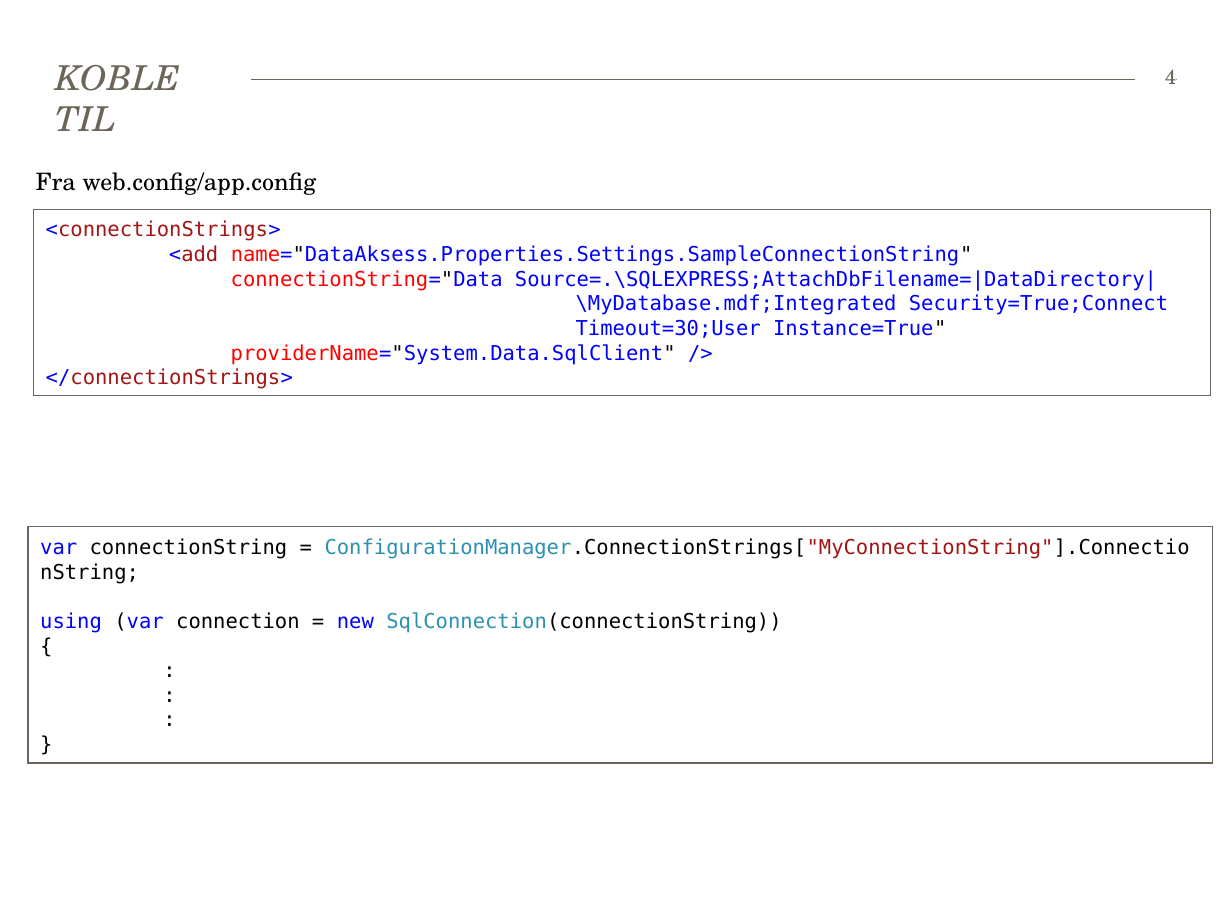
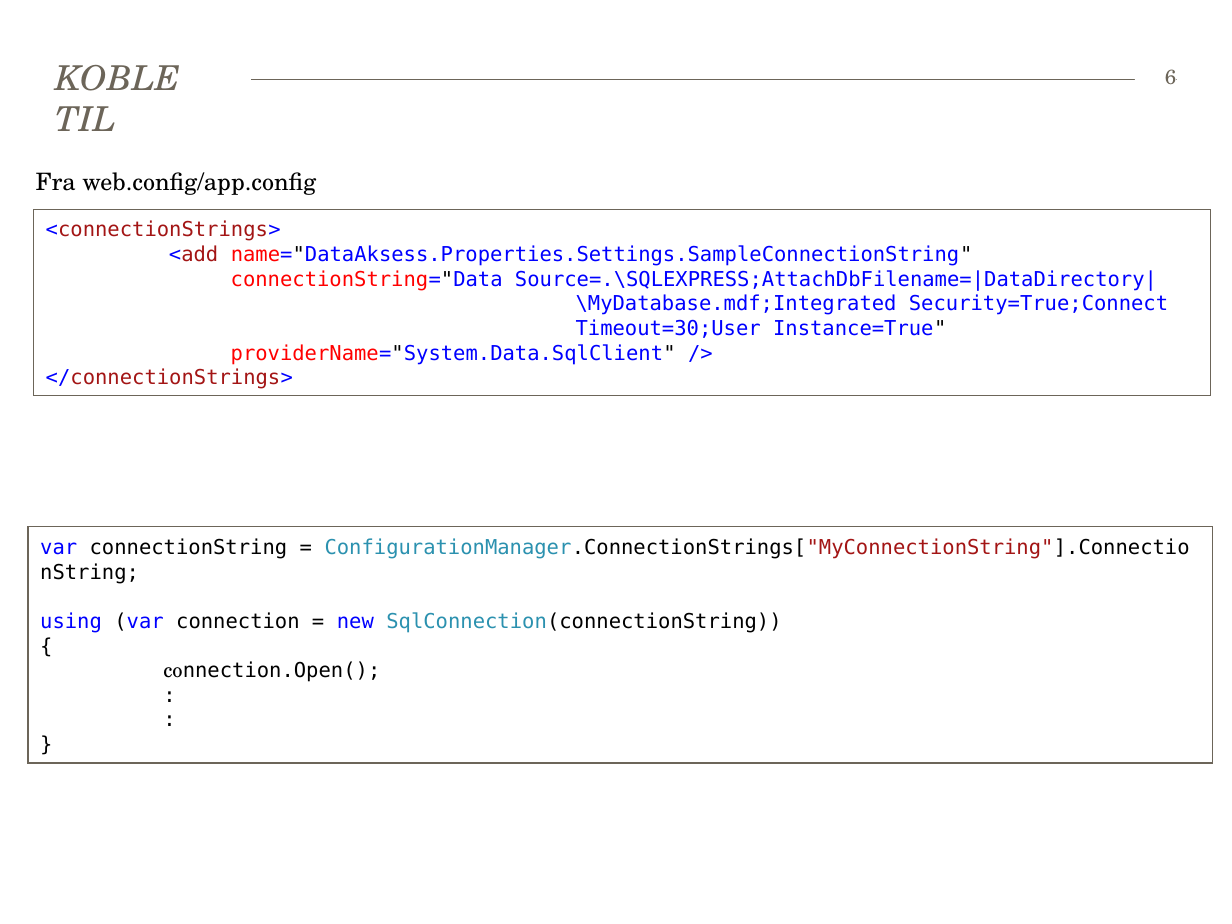
Before and after one commit to bekk/dotnetkurs, a slide deck: slide 6 of persistingData/persistingData.pptx (slide 4 before the commit). Drawn at 1232x924 pixels with LibreOffice and Linux fonts; fonts in the diff are those of the drawing. Boxes give left, top, right and bottom in pixels: in the first picture for what was removed or moved away, otherwise in the second. Text is boxed around its words. In the diff, an @@ line names an element or a change of style, - is before the commit and + after.

```diff
--- a/persistingData/persistingData.pptx
+++ b/persistingData/persistingData.pptx
@@ page number at (x1=1165, y1=69, x2=1176, y2=85): text changed @@
-4
+6
@@ text in rectangle at (x1=163, y1=661, x2=380, y2=682): text changed @@
-:
+connection.Open();
```
Also in this commit, not shown: 1 other slide changed, 3 slides added, 1 slide removed, 15 other files.
